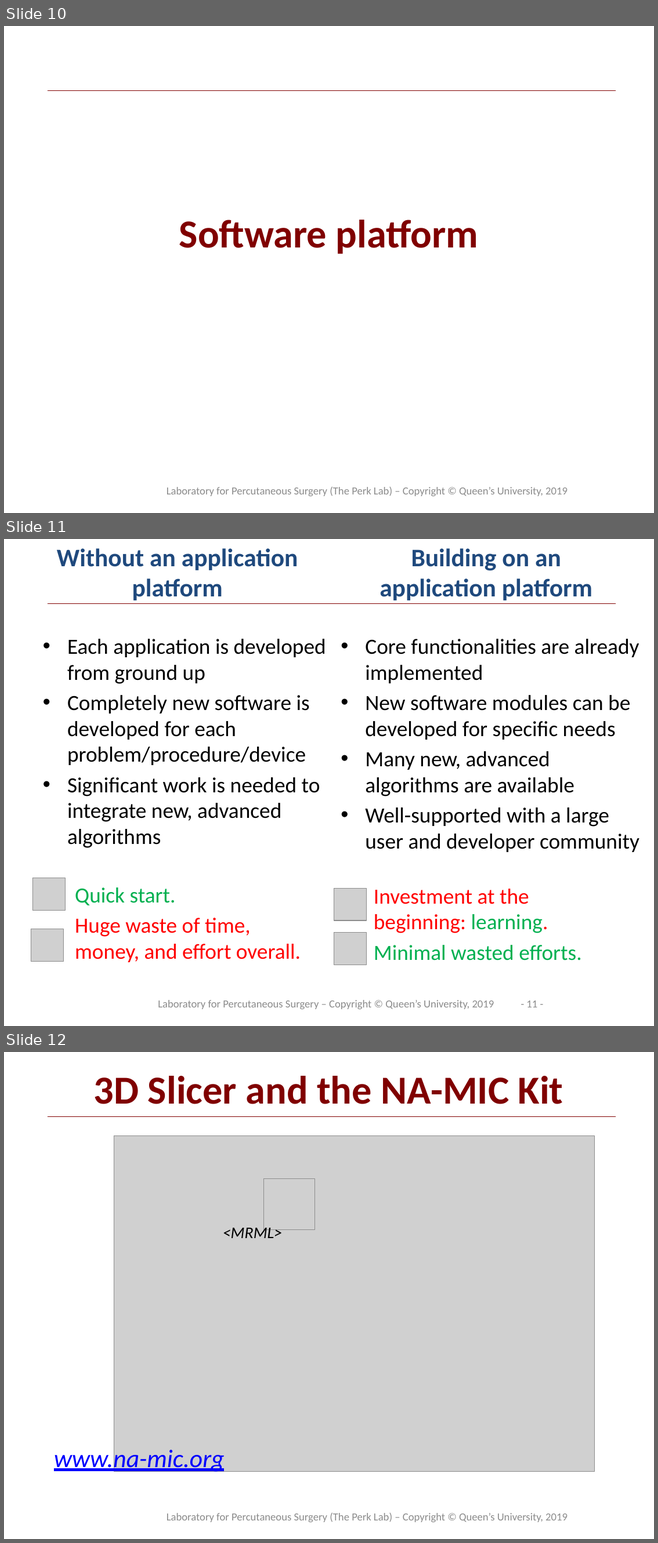
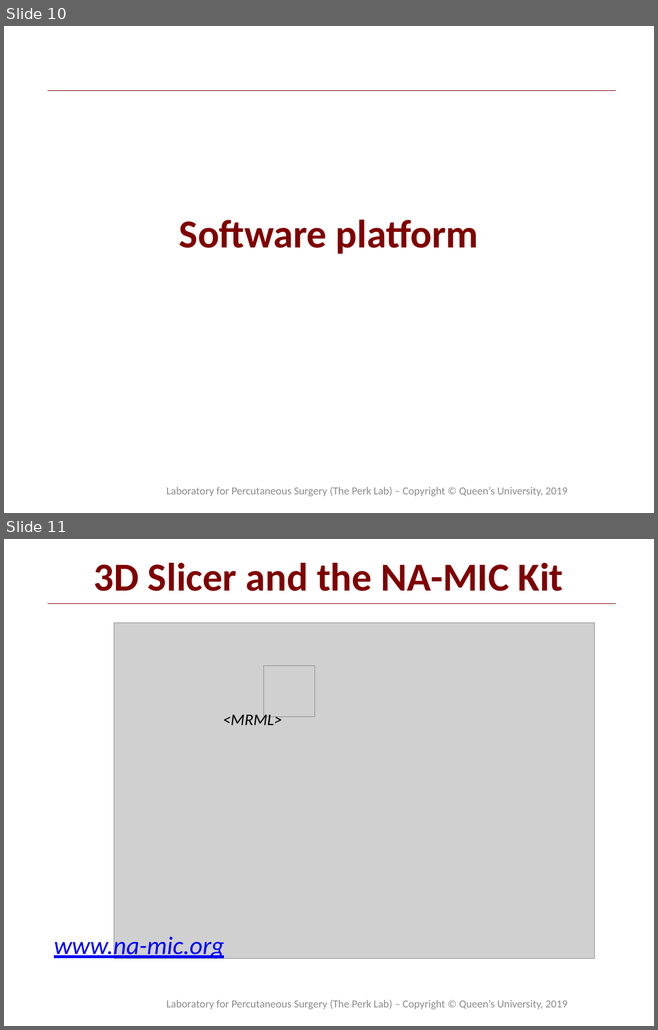
Before and after one commit to PerkLab/PerkLabBootcamp, a slide deck: Doc/day1_1_PerkLabResearchMethodology.pptx. Shown one above the other, each under a label of ours: slides 10, 11 and 12 before the commit, slides 10 and 11 after it. The pictures are 658x1543 and 658x1030 pixels, drawn with LibreOffice and Linux fonts; fonts in the diff are those of the drawing; grey boxes stand for pictures; background and template pictures are left out. Boxes give left, top, right and bottom in pixels: in the first picture for what was removed or moved away, otherwise in the second. Text is boxed around its words. In the diff, an @@ line names an element or a change of style, - is before the commit and + after.

```diff
--- a/Doc/day1_1_PerkLabResearchMethodology.pptx
+++ b/Doc/day1_1_PerkLabResearchMethodology.pptx
@@ slide 11 removed at [4,539,654,1026], background #FFFFFF; not listed: 1 template element that a slide beside it also shows @@
@@ text removed at [57,548,298,600] @@
-Without an application platform
@@ text removed at [379,548,592,600] @@
-Building on an application platform
@@ text removed at [67,639,326,848] @@
-• Each application is developed from ground up
-• Completely new software is developed for each problem/procedure/device
-• Significant work is needed to integrate new, advanced algorithms
@@ text removed at [365,639,639,852] @@
-• Core functionalities are already implemented
-• New software modules can be developed for specific needs
-• Many new, advanced algorithms are available
-• Well-supported with a large user and developer community
@@ group removed at [31,878,581,965]: 4 pictures, 2 texts @@
-Quick start.
-Huge waste of time, money, and effort overall.
-Investment at the beginning: learning.
-Minimal wasted efforts.
@@ text removed at [158,1000,494,1009] @@
-Laboratory for Percutaneous Surgery – Copyright © Queen’s University, 2019
@@ page number removed at [526,1001,537,1008] @@
-- 11 -
@@ what was slide 12 is now slide 11 @@
```
Also in this commit, not shown: 1 slide changed, 1 other slide removed, 2 other files.
